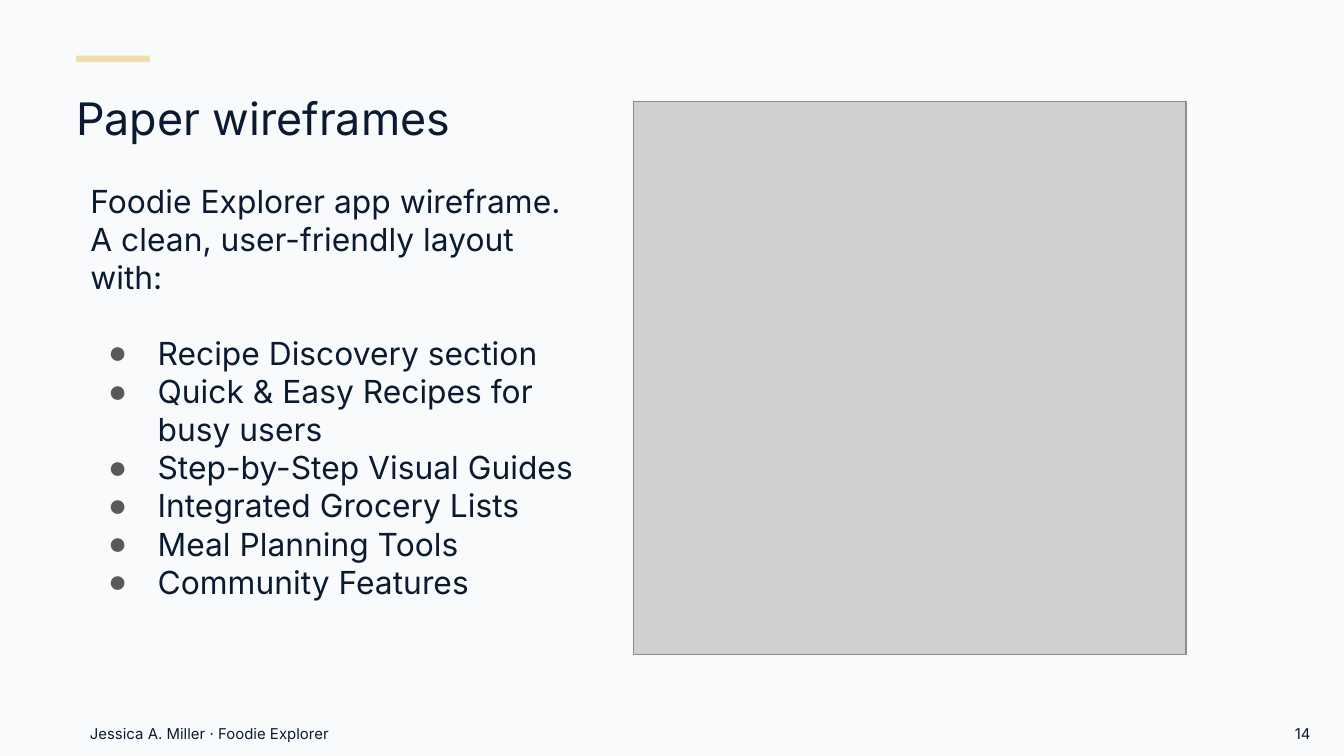
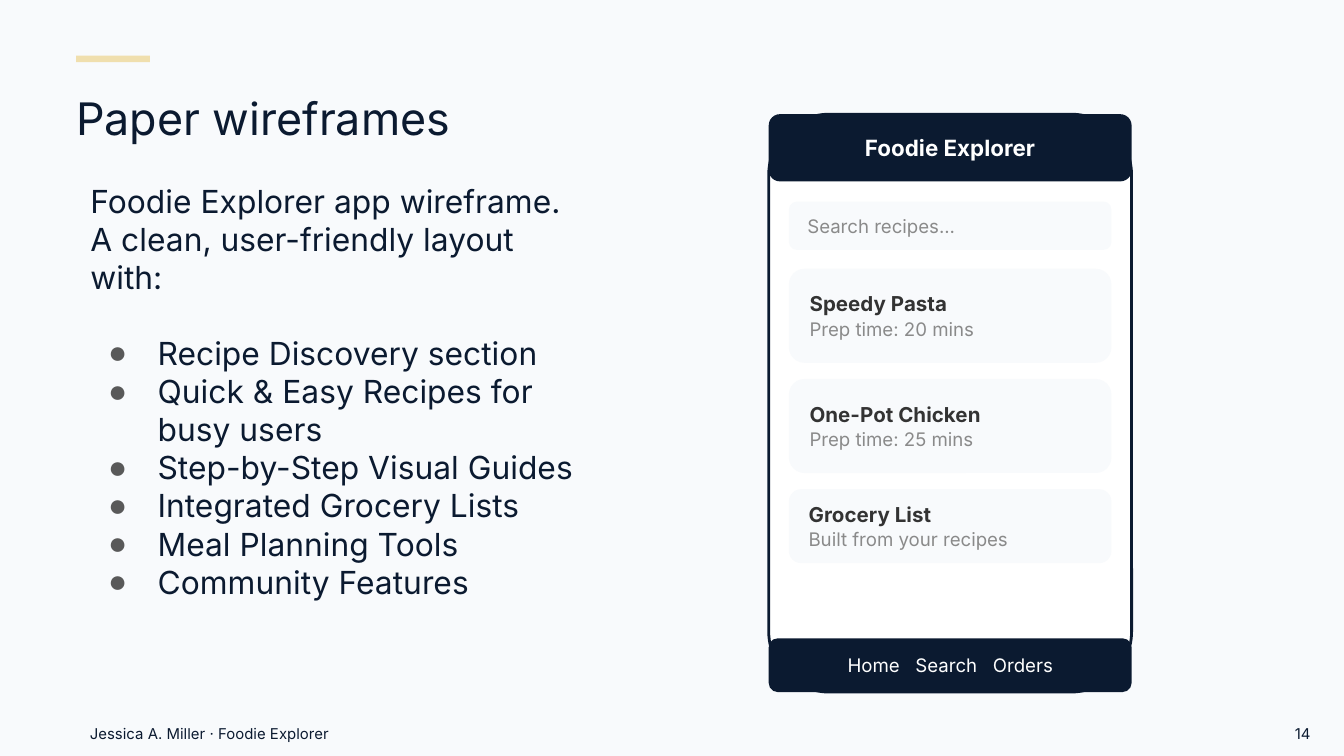
Before and after one commit to Millrjess/millrjess.github.io, a slide deck: slide 14 of assets/presentations/Foodie_Explorer_Case_Study_Professional.pptx. Drawn at 1344x756 pixels with LibreOffice and Linux fonts; fonts in the diff are those of the drawing; grey boxes stand for pictures. Boxes give left, top, right and bottom in pixels: in the first picture for what was removed or moved away, otherwise in the second. Text is boxed around its words. In the diff, an @@ line names an element or a change of style, - is before the commit and + after.

Commit message:
Foodie full case study: blocking fixes, gibberish removed, brand polish

```diff
--- a/assets/presentations/Foodie_Explorer_Case_Study_Professional.pptx
+++ b/assets/presentations/Foodie_Explorer_Case_Study_Professional.pptx
@@ picture removed at [633, 102, 1185, 655] @@
@@ rounded rectangle added at [769, 114, 1132, 692], fill #FFFFFF, outline #0B1A30 1.5 pt @@
@@ rounded rectangle added at [769, 114, 1132, 181], fill #0B1A30, 12 pt, text #FFFFFF, bold @@
+Foodie Explorer
@@ rounded rectangle added at [789, 202, 1111, 250], fill #F8FAFC, 10 pt, text #8A8A8A @@
+Search recipes...
@@ rounded rectangle added at [789, 269, 1111, 363], fill #F8FAFC, 10 pt, text #8A8A8A @@
+Speedy Pasta
+Prep time: 20 mins
@@ rounded rectangle added at [789, 379, 1111, 473], fill #F8FAFC, 10 pt, text #8A8A8A @@
+One-Pot Chicken
+Prep time: 25 mins
@@ rounded rectangle added at [789, 489, 1111, 563], fill #F8FAFC, 10 pt, text #8A8A8A @@
+Grocery List
+Built from your recipes
@@ rounded rectangle added at [769, 638, 1132, 692], fill #0B1A30, 10 pt, text #FFFFFF @@
+Home Search Orders
```
Also in this commit, not shown: 7 other slides changed.
